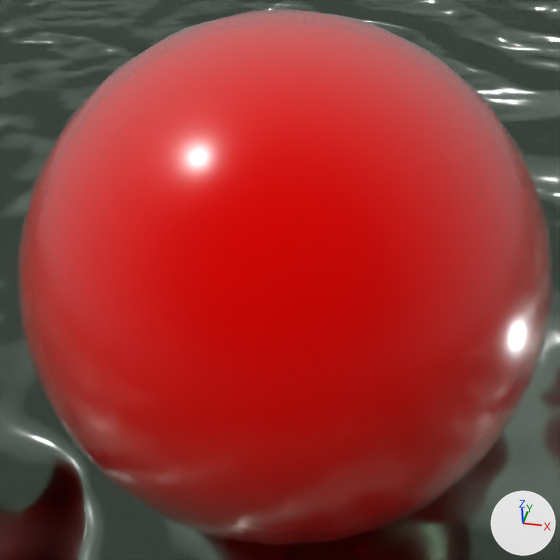
Two versions of the Blender file blender_blends/water.blend, one commit apart.
The view is the same before and after, from the file's camera 'Camera.001'. Every picture has the same lights, and +X, +Y and +Z are marked at lower right.

In view in the first picture: 'Pond', 'Sphere'.
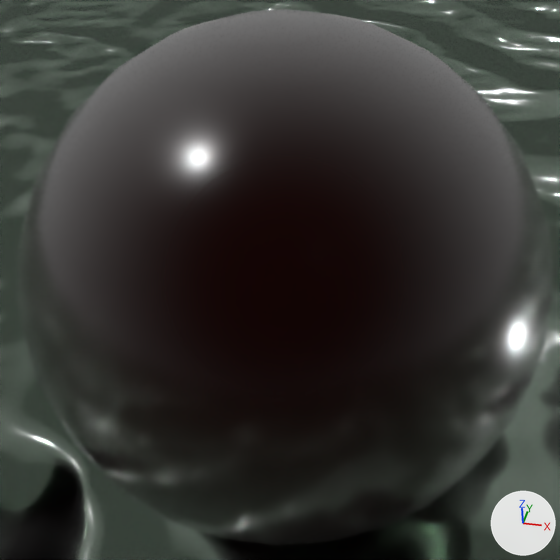
Boxes [x1, y1, x2, y2] around the edits, measured in the pictures (560 x 560 px):
```json
{"object": "Sphere", "change": "recoloured", "before": [18, 10, 552, 545], "after": [18, 10, 552, 545], "on screen": "red to grey"}
```

Edits to the scene script, one JSON object a line:
```json
{"block": "mat_material_004", "where": "n3 = _N.new('ShaderNodeBsdfDiffuse'); n3.name = 'Diffuse BSDF'"}
{"op": "set", "path": "n3.inputs[0].default_value", "old": "(0.774, 0.00321, 0.00244, 1.0)", "new": "(0.00865, 0.00203, 0.00178, 1.0)", "note": "'Color', red #e40b08 -> 'Color', black #170706"}
```
